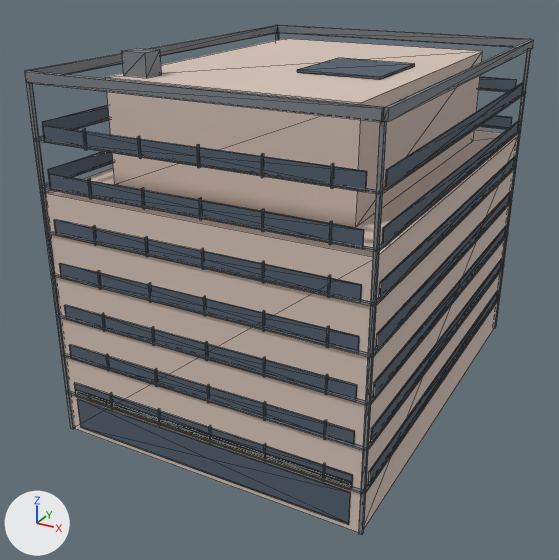
What one commit did to the glTF model public/buildings/lot_3x4.glb.
The view is the same before and after, from a 50 mm lens placed at (35.7, -34.0, 32.2), pointed at (10.1, 12.4, 9.0). Arrows for +X, +Y and +Z are at lower left; the lights stay in place. The older version comes first. Mesh edges are drawn as thin lines. Vertices at exactly the same position are counted once.

Before the edit, the objects in view are built like this:
```python
mat_lot_3x4 = principled_material('lot_3x4')
mat_lot_3x4.base_color = (0.68, 0.55, 0.48)  # pale pink #d7c4b8
mat_lot_3x4.roughness = 0.85
me_lot_3x4 = bpy.data.meshes.new('lot_3x4')
me_lot_3x4.from_pydata(...)  # 832 vertices, 1260 faces; spans x -0.2..22.8, y -0.2..30.8, z 0.0..26.0
# faces by material slot: [24, 864, 360, 12]
me_lot_3x4.materials.append(mat_lot_3x4)  # pale pink #d7c4b8
me_lot_3x4.materials.append(mat_lot_3x4_trim)  # grey #7c8186
me_lot_3x4.materials.append(mat_lot_3x4_glass)  # greyish blue #505d6c
me_lot_3x4.materials.append(mat_lot_3x4_sign)  # yellow #f6d481
ob_lot_3x4 = bpy.data.objects.new('lot_3x4', me_lot_3x4)
ob_lot_3x4.location = (0.0, 0.0, 0.0)
```
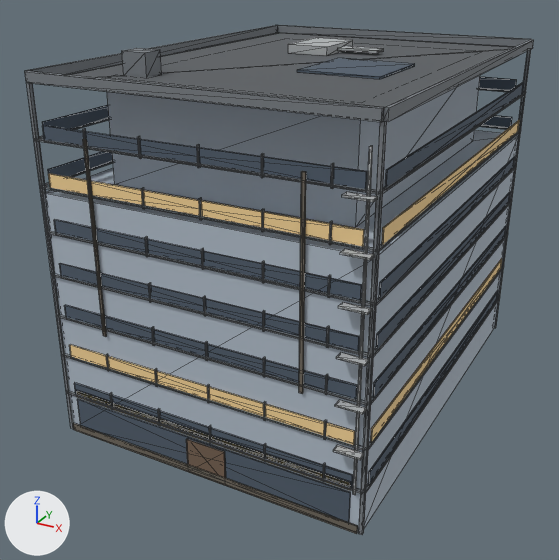
Location of each change, [x1, y1, x2, y2] in pixels of the pictures (559 x 560 px):
'lot_3x4', recoloured, reshaped: [25, 25, 534, 535] in both
part 1 of me_lot_3x4, added: after [67, 33, 513, 107]
part 2 of me_lot_3x4, added: after [288, 38, 353, 56]
part 3 of me_lot_3x4, added: after [338, 46, 384, 53]
part 4 of me_lot_3x4, added: after [353, 146, 373, 495]
part 5 of me_lot_3x4, added: after [333, 445, 364, 460]
part 6 of me_lot_3x4, added: after [335, 400, 367, 415]
part 7 of me_lot_3x4, added: after [336, 353, 369, 366]
part 8 of me_lot_3x4, added: after [338, 302, 372, 315]
part 9 of me_lot_3x4, added: after [340, 249, 375, 260]
part 10 of me_lot_3x4, added: after [342, 192, 378, 202]
part 11 of me_lot_3x4, added (brown): after [186, 439, 226, 478]
part 12 of me_lot_3x4, added: after [73, 423, 358, 534]
part 13 of me_lot_3x4, added: after [83, 139, 107, 337]
part 14 of me_lot_3x4, added: after [299, 171, 306, 394]
part 15 of me_lot_3x4, recoloured: [48, 120, 520, 445] in both

The change, as a diff of the scene's bpy script:
```diff
--- a/public/buildings/lot_3x4.glb.py
+++ b/public/buildings/lot_3x4.glb.py
@@ mat_lot_3x4 @@
 mat_lot_3x4 = principled_material('lot_3x4')
-mat_lot_3x4.base_color = (0.68, 0.55, 0.48)  # pale pink #d7c4b8
+mat_lot_3x4.base_color = (0.45, 0.52, 0.6)  # light grey #b3bfcb
 mat_lot_3x4.roughness = 0.85
@@ mat_lot_3x4_lit_glass @@
+mat_lot_3x4_lit_glass = principled_material('lot_3x4_lit_glass')
+mat_lot_3x4_lit_glass.base_color = (0.95, 0.68, 0.32)  # beige #f9d799
+mat_lot_3x4_lit_glass.roughness = 0.85
@@ me_lot_3x4 @@
-me_lot_3x4.from_pydata(...)  # 832 vertices, 1260 faces; spans x -0.2..22.8, y -0.2..30.8, z 0.0..26.0
+me_lot_3x4.from_pydata(...)  # 952 vertices, 1440 faces; spans x -0.2..22.8, y -0.8..30.8, z 0.0..26.0
+# me_lot_3x4 part 1: a new loose piece, a box spanning x 0.2..22.3, y 0.2..30.3, z 24.51..24.55, in mat_lot_3x4_roof_felt (dark grey #595d61)
+# me_lot_3x4 part 2: a new loose piece, a box spanning x 7.65..10.8, y 18.3..22.88, z 24.58..25.22, in mat_lot_3x4_metal (grey #b1b5b6)
+# me_lot_3x4 part 3: a new loose piece, a box spanning x 10.8..13.95, y 20.13..21.35, z 24.75..24.95, in mat_lot_3x4_metal (grey #b1b5b6)
+# me_lot_3x4 part 4: a new loose piece, a box spanning x 21.95..22.09, y -0.23..-0.12, z 2.8..23.3, in mat_lot_3x4_metal (grey #b1b5b6)
+# me_lot_3x4 part 5: a new loose piece, a box spanning x 20.85..22.5, y -0.75..-0.2, z 5.75..5.87, in mat_lot_3x4_metal (grey #b1b5b6)
+# me_lot_3x4 part 6: a new loose piece, a box spanning x 20.85..22.5, y -0.75..-0.2, z 8.75..8.87, in mat_lot_3x4_metal (grey #b1b5b6)
+# me_lot_3x4 part 7: a new loose piece, a box spanning x 20.85..22.5, y -0.75..-0.2, z 11.75..11.87, in mat_lot_3x4_metal (grey #b1b5b6)
+# me_lot_3x4 part 8: a new loose piece, a box spanning x 20.85..22.5, y -0.75..-0.2, z 14.75..14.87, in mat_lot_3x4_metal (grey #b1b5b6)
+# me_lot_3x4 part 9: a new loose piece, a box spanning x 20.85..22.5, y -0.75..-0.2, z 17.75..17.87, in mat_lot_3x4_metal (grey #b1b5b6)
+# me_lot_3x4 part 10: a new loose piece, a box spanning x 20.85..22.5, y -0.75..-0.2, z 20.75..20.87, in mat_lot_3x4_metal (grey #b1b5b6)
+# me_lot_3x4 part 11: a new loose piece, a box spanning x 10.125..13.05, y -0.12..-0.02, z 0.0..2.55, in mat_lot_3x4_door (brown #766150)
+# me_lot_3x4 part 12: a new loose piece, a box spanning x 0.2..22.3, y -0.18..-0.1, z 0.0..0.55, in mat_lot_3x4_dirt (brown #6f695d)
+# me_lot_3x4 part 13: a new loose piece, a box spanning x 3.93..4.17, y -0.19..-0.11, z 8.575..21.56, in mat_lot_3x4_dirt (brown #6f695d)
+# me_lot_3x4 part 14: a new loose piece, a box spanning x 18.33..18.57, y -0.19..-0.11, z 8.575..21.56, in mat_lot_3x4_dirt (brown #6f695d)
+# me_lot_3x4 part 15: 48 faces spanning x 0.7..22.6, y -0.1..29.8, z 6.0..19.0 switch from mat_lot_3x4_glass (greyish blue #505d6c) to mat_lot_3x4_lit_glass (beige #f9d799)
+# other edits to the shape of me_lot_3x4 do not show in these pictures
 me_lot_3x4.materials.append(mat_lot_3x4)
@@ me_lot_3x4 @@
 me_lot_3x4.materials.append(mat_lot_3x4_sign)
+me_lot_3x4.materials.append(mat_lot_3x4_roof_felt)  # dark grey #595d61
+me_lot_3x4.materials.append(mat_lot_3x4_metal)  # grey #b1b5b6
+me_lot_3x4.materials.append(mat_lot_3x4_door)  # brown #766150
+me_lot_3x4.materials.append(mat_lot_3x4_dirt)  # brown #6f695d
```
